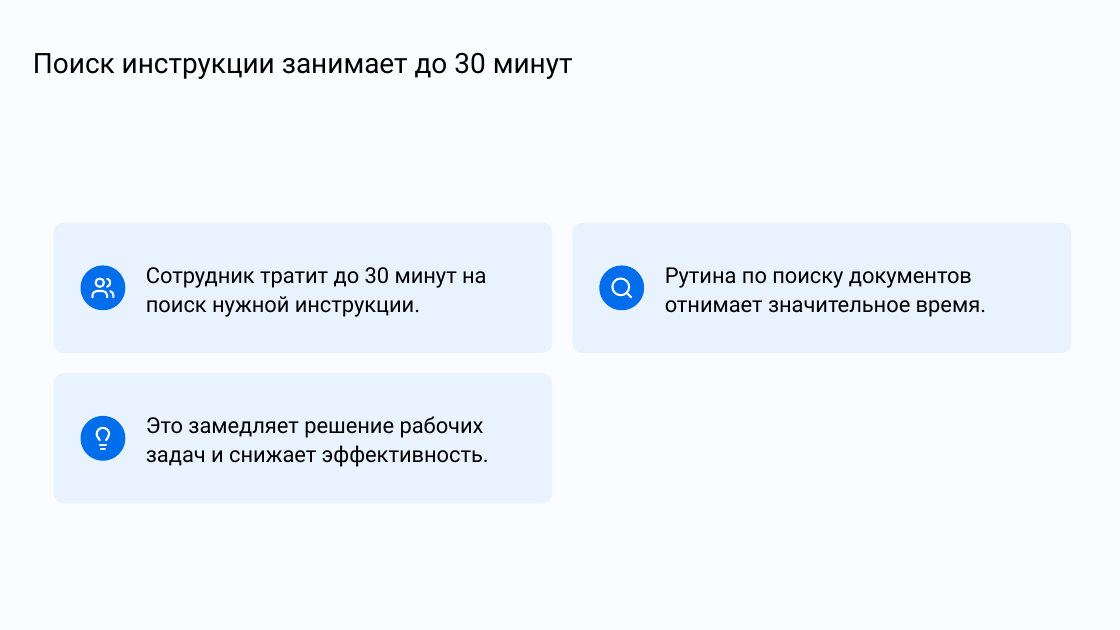
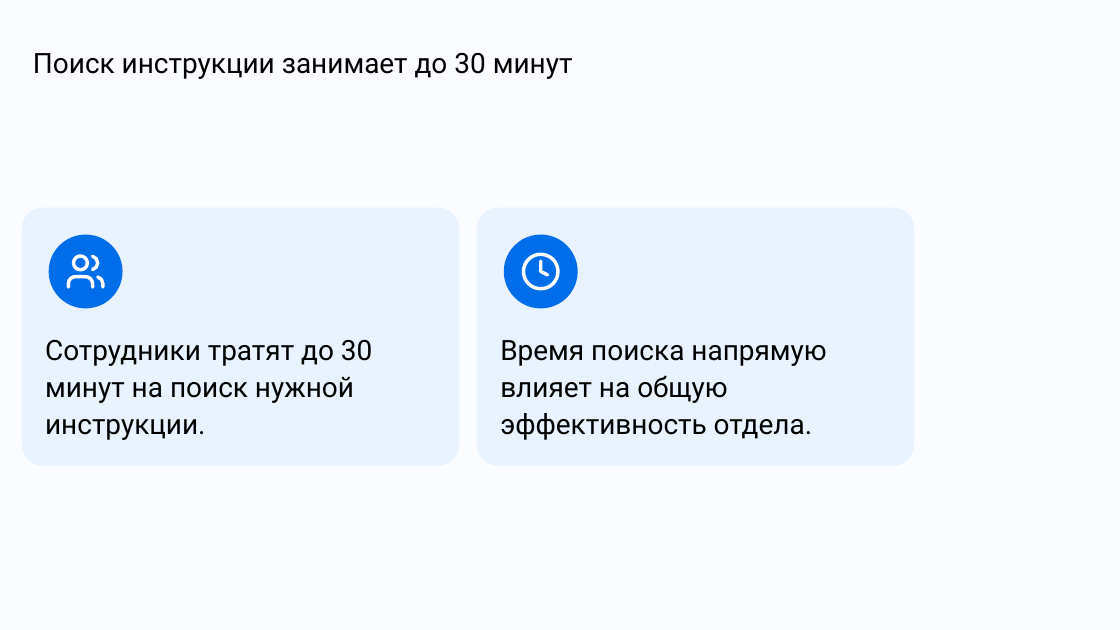
Before and after one commit to temurysega/lct_vk, a slide deck: slide 2 of deliverables/vk-tech-columns.pptx. Drawn at 1120x630 pixels with LibreOffice and Linux fonts; fonts in the diff are those of the drawing; background and template pictures are left out. Boxes give left, top, right and bottom in pixels: in the first picture for what was removed or moved away, otherwise in the second. Text is boxed around its words. In the diff, an @@ line names an element or a change of style, - is before the commit and + after.

```diff
--- a/deliverables/vk-tech-columns.pptx
+++ b/deliverables/vk-tech-columns.pptx
@@ rounded rectangle resized from (x1=54, y1=223, x2=552, y2=353) to (x1=21, y1=207, x2=458, y2=465) @@
@@ rounded rectangle resized from (x1=572, y1=223, x2=1071, y2=353) to (x1=477, y1=207, x2=914, y2=465) @@
@@ ellipse resized from (x1=81, y1=265, x2=125, y2=310) to (x1=48, y1=234, x2=122, y2=308) @@
@@ ellipse resized from (x1=599, y1=265, x2=644, y2=310) to (x1=504, y1=234, x2=578, y2=308) @@
@@ freeform shape resized from (x1=91, y1=276, x2=115, y2=300) to (x1=65, y1=251, x2=106, y2=292) @@
@@ freeform shape at (x1=65, y1=251, x2=106, y2=292): outline #FFFFFF 1.34 pt to #FFFFFF 2.22 pt @@
@@ freeform shape added at (x1=520, y1=251, x2=561, y2=292), outline #FFFFFF 2.22 pt @@
@@ text "Сотрудники тратят до 30 минут ..." at (x1=45, y1=339, x2=372, y2=440): vertical alignment middle to top @@
@@ text at (x1=45, y1=339, x2=372, y2=440): text changed; size 14.1 to 18 pt @@
-Сотрудник тратит до 30 минут на поиск нужной инструкции.
+Сотрудники тратят до 30 минут на поиск нужной инструкции.
@@ text added at (x1=500, y1=340, x2=826, y2=440), 18 pt, text #000000 @@
+Время поиска напрямую влияет на общую эффективность отдела.
@@ group removed at (x1=54, y1=267, x2=986, y2=503): 2 freeform shapes, 2 texts, 1 rounded rectangle, 1 ellipse @@
-Рутина по поиску документов отнимает значительное время.
-Это замедляет решение рабочих задач и снижает эффективность.
```
Also in this commit, not shown: 6 other slides changed, 5 slides added, 5 slides removed, 39 other files.
